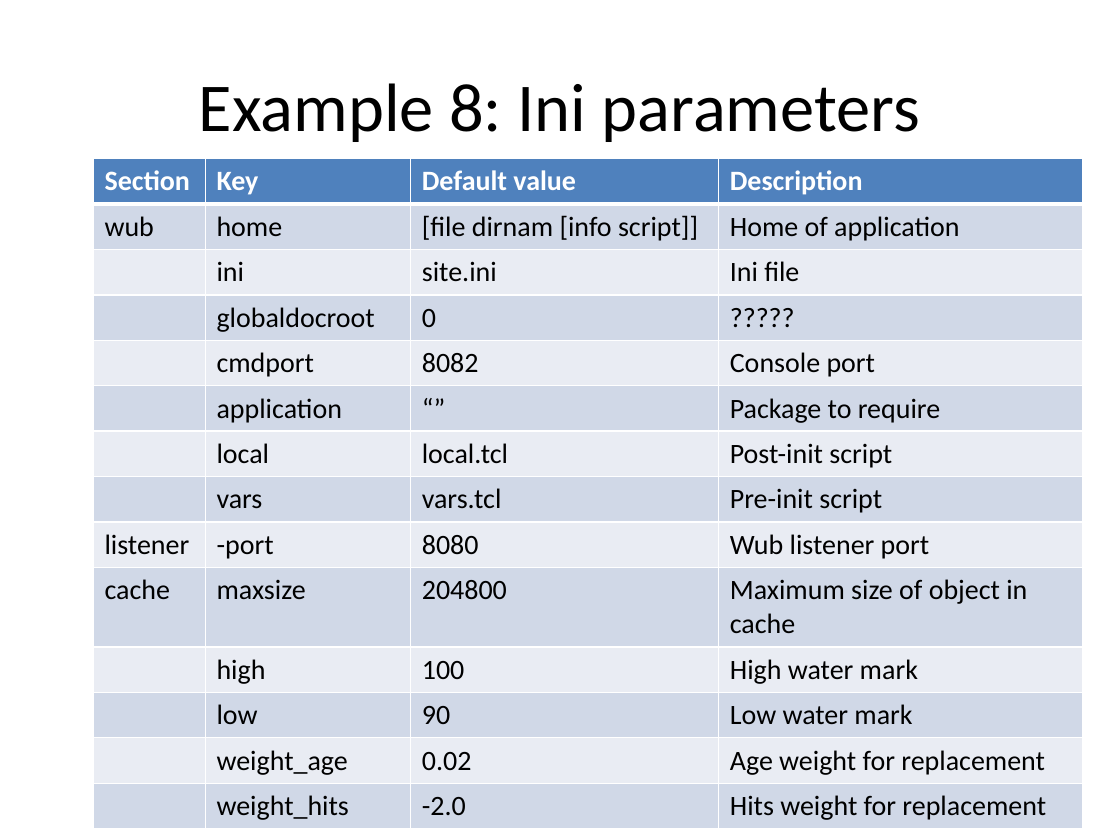
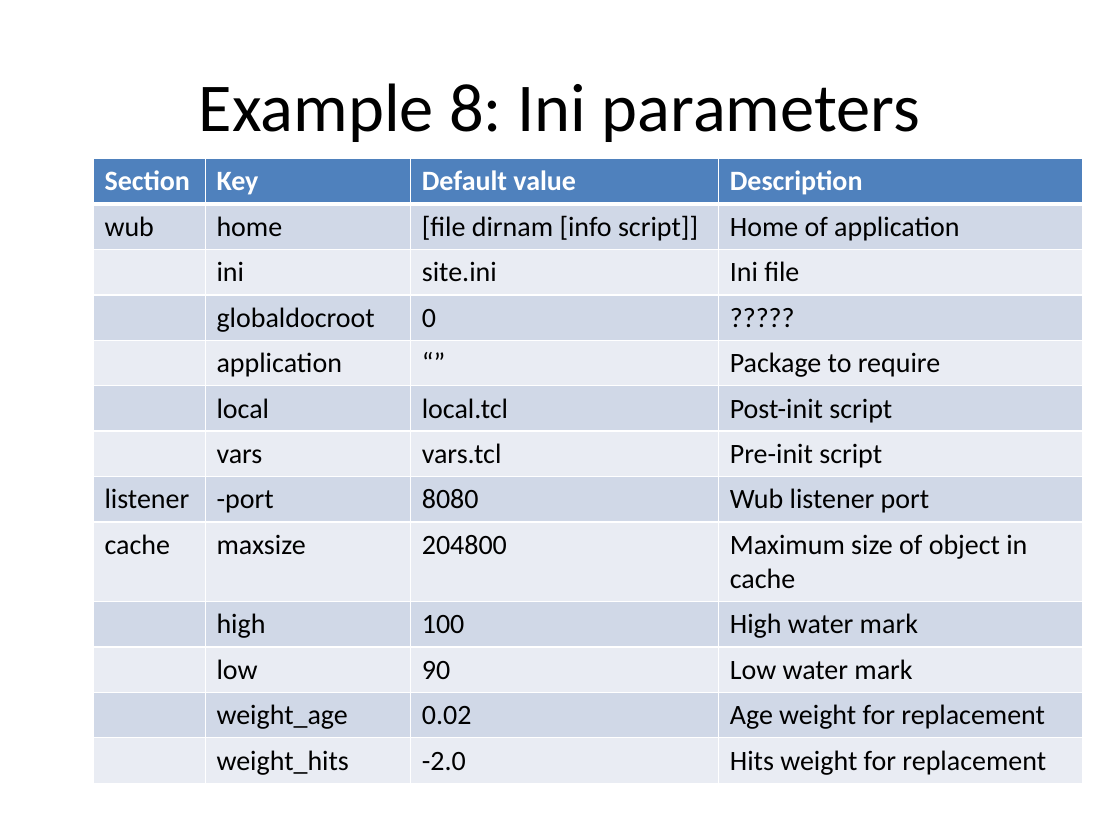
Before and after one commit to jdc8/wubwikit, a slide deck: slide 43 of wubexamples/Lets_Wub.pptx. Drawn at 1120x840 pixels with LibreOffice and Linux fonts; fonts in the diff are those of the drawing; background and template pictures are left out. Boxes give left, top, right and bottom in pixels: in the first picture for what was removed or moved away, otherwise in the second. Text is boxed around its words. In the diff, an @@ line names an element or a change of style, - is before the commit and + after.

```diff
--- a/wubexamples/Lets_Wub.pptx
+++ b/wubexamples/Lets_Wub.pptx
@@ table at (93, 159, 1082, 783) @@
-row 5:  | cmdport | 8082 | Console port
```
Also in this commit, not shown: 2 other slides changed.
